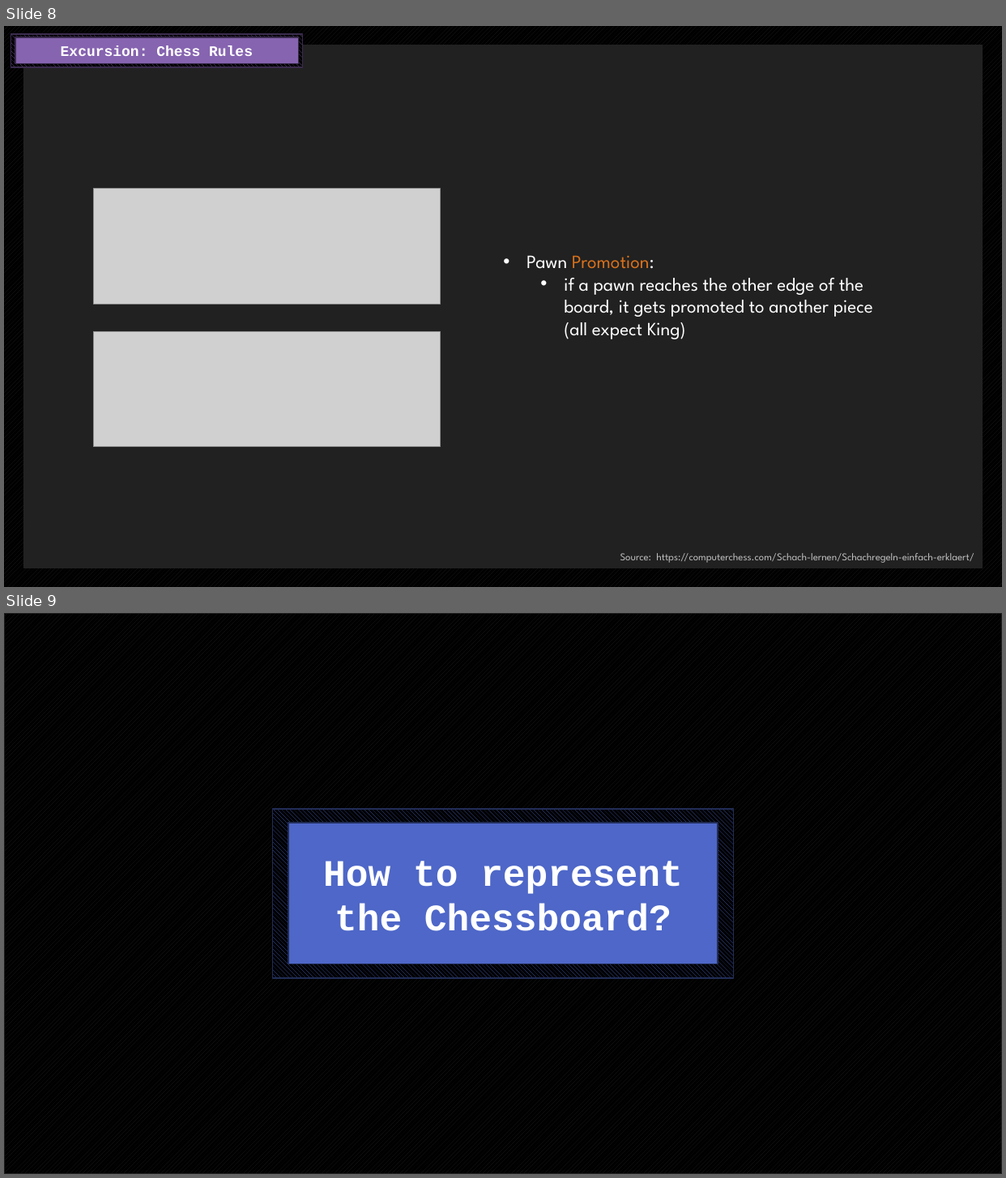
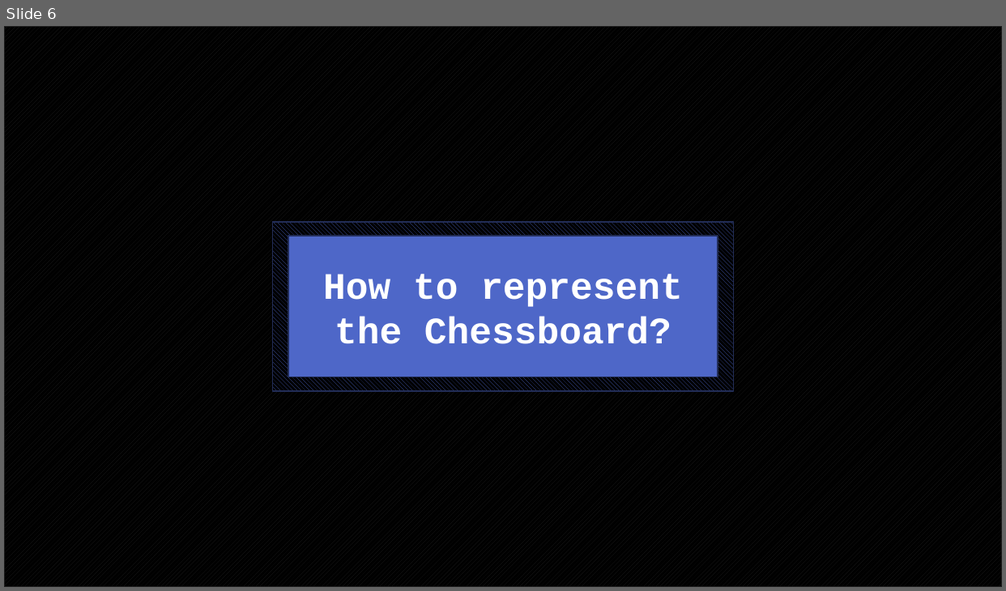
Before and after one commit to endorivium/informational-mastery, a slide deck: KP/1_AbschlussPräsentation/KP_AbschlussPräsentation_Kotlin.pptx. Shown one above the other, each under a label of ours: slides 8 and 9 before the commit, slide 6 after it. The pictures are 1006x1178 and 1006x591 pixels, drawn with LibreOffice and Linux fonts; fonts in the diff are those of the drawing; grey boxes stand for pictures; background and template pictures are left out. Boxes give left, top, right and bottom in pixels: in the first picture for what was removed or moved away, otherwise in the second. Text is boxed around its words. In the diff, an @@ line names an element or a change of style, - is before the commit and + after.

```diff
--- a/KP/1_AbschlussPräsentation/KP_AbschlussPräsentation_Kotlin.pptx
+++ b/KP/1_AbschlussPräsentation/KP_AbschlussPräsentation_Kotlin.pptx
@@ slide 8 removed at (4,26,1002,587), background pattern #212121 on #000000 @@
@@ rectangle removed at (10,34,303,68) @@
@@ rectangle removed at (15,37,298,63) @@
-Excursion: Chess Rules
@@ rectangle removed at (24,45,982,569) @@
@@ picture removed at (94,189,441,304) @@
@@ text removed at (526,255,873,339) @@
-• Pawn Promotion:
-  • if a pawn reaches the other edge of the board, it gets promoted to another piece (all expect King)
@@ picture removed at (94,331,441,446) @@
@@ text removed at (620,553,974,563) @@
-Source: https://computerchess.com/Schach-lernen/Schachregeln-einfach-erklaert/
@@ what was slide 9 is now slide 6 @@
```
Also in this commit, not shown: 6 slides changed, 2 slides added, 2 other slides removed.
